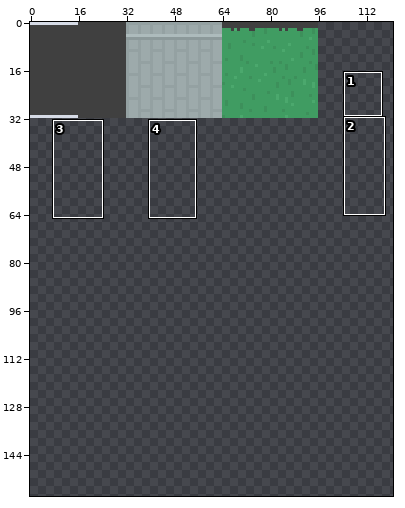
Sprite sheet: res/tiles.png. The first picture is a wide view before the edit; the outline marks the close-up.
Close-up. Old version:
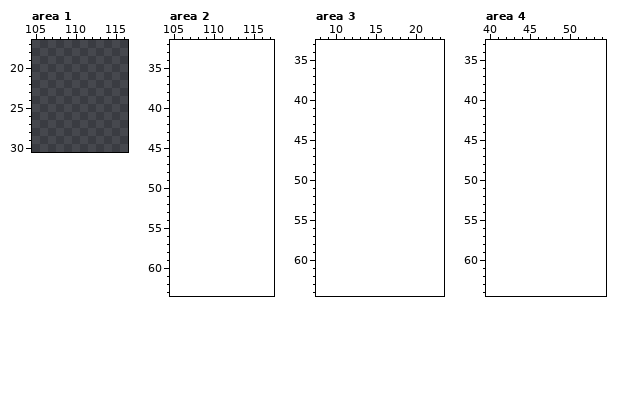
The file is 256x32 pixels. Colours within 5 levels of each other are drawn and written as one. Shown: area 1: x 105..116, y 17..30; area 2: x 105..117, y 32..63; area 3: x 8..23, y 33..64; area 4: x 40..54, y 33..64. The old version is drawn lined up with the new one, on the new canvas. The wide view leaves out empty margins. The commit also changed other parts of the picture, which this record leaves out.
The result:
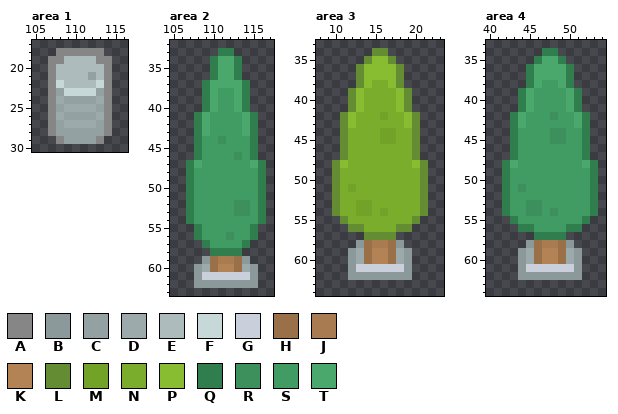
Palette (. is transparent): A #868686  B #8c999a  C #94a1a2  D #9daaab  E #adbbbc  F #c7d8d9  G #cacfdc  H #997048  J #a87b50  K #b48355  L #648c32  M #73a228  N #7bad2c  P #88bd32  Q #307e4d  R #3d905b  S #409c62  T #4ba86d
Change:
canvas 256x32 -> 128x160 (the part of the old canvas that was cut away was empty and is not shown)
Area 1:
y 18: x 108..113 ...... -> AAAAAA
y 19: x 107..114 ........ -> AAEEEEAA
y 20: x 107..114 ........ -> AEEEEEEA
y 21: x 107..114 ........ -> AEEEECEA
y 22: x 107..114 ........ -> AFEEEEFA
y 23: x 107..114 ........ -> ACFFFFCA
y 24: x 107..114 ........ -> ADCCCCDA
y 25: x 107..114 ........ -> ACDDDDCA
y 26: x 107..114 ........ -> ADCCCCDA
y 27: x 107..114 ........ -> ACDDDDCA
y 28: x 107..114 ........ -> ACCCCCCA
y 29: x 108..113 ...... -> ACCCCA
Area 2:
y 33: x 111..112 .. -> QQ
y 34..36: x 110..113 .... -> QTTQ
y 37: x 109..114 ...... -> QTTTTQ
y 38..40: x 109..114 ...... -> QTSSTQ
y 41..43: x 108..115 ........ -> QTSSSSTQ
y 44: x 108..115 ........ -> QSSRSSSQ
y 45: x 108..115 ........ -> QSSSSSSQ
y 46: x 108..115 ........ -> QSSSSRSQ
y 47: x 107..116 .......... -> QTSSSSSSTQ
y 48..51: x 107..116 .......... -> QSSSSSSSSQ
y 52..53: x 107..116 .......... -> QSSSSSRRSQ
y 54: x 107..116 .......... -> QSSSSSSSSQ
y 55: x 108..115 ........ -> QSSSSSSQ
y 56: x 108..115 ........ -> QSSSRSSQ
y 57: x 109..114 ...... -> QSSSSQ
y 58: x 110..113 .... -> QQQQ
y 59: x 109..114 ...... -> BHJJHB
y 60: x 108..115 ........ -> BDHKKHDB
y 61: x 108..115 ........ -> BGGGGGGB
y 62: x 108..115 ........ -> BBBBBBBB
Area 3:
y 34: x 15..16 .. -> LL
y 35: x 14..17 .... -> LPPL
y 36..37: x 13..18 ...... -> LPPPPL
y 38: x 13..18 ...... -> LPNNPL
y 39..41: x 12..19 ........ -> LPNNNNPL
y 42: x 11..20 .......... -> LPNNNMNNPL
y 43: x 11..20 .......... -> LPNNNNNNPL
y 44..45: x 11..20 .......... -> LNNNNMMNNL
y 46..47: x 11..20 .......... -> LNNNNNNNNL
y 48: x 10..21 ............ -> LPNNNNNNNNPL
y 49..50: x 10..21 ............ -> LNNNNNNNNNNL
y 51: x 10..21 ............ -> LNMNNNNNNNNL
y 52: x 10..21 ............ -> LNNNNNNNNNNL
y 53: x 10..21 ............ -> LNNMMNNNNNNL
y 54: x 10..21 ............ -> LNNMMNMNNNNL
y 55: x 11..20 .......... -> LNNNNNNNNL
y 56: x 12..19 ........ -> LLNNNNLL
y 57: x 14..17 .... -> LLLL
y 58: x 13..18 ...... -> BHJJHB
y 59..60: x 12..19 ........ -> BDHKKHDB
y 61: x 12..19 ........ -> BGGGGGGB
y 62: x 12..19 ........ -> BBBBBBBB
Area 4:
y 34: x 47..48 .. -> QQ
y 35: x 46..49 .... -> QTTQ
y 36..37: x 45..50 ...... -> QTTTTQ
y 38: x 45..50 ...... -> QTSSTQ
y 39..41: x 44..51 ........ -> QTSSSSTQ
y 42: x 43..52 .......... -> QTSSSRSSTQ
y 43: x 43..52 .......... -> QTSSSSSSTQ
y 44..45: x 43..52 .......... -> QSSSSRRSSQ
y 46..47: x 43..52 .......... -> QSSSSSSSSQ
y 48: x 42..53 ............ -> QTSSSSSSSSTQ
y 49..50: x 42..53 ............ -> QSSSSSSSSSSQ
y 51: x 42..53 ............ -> QSRSSSSSSSSQ
y 52: x 42..53 ............ -> QSSSSSSSSSSQ
y 53: x 42..53 ............ -> QSSRRSSSSSSQ
y 54: x 42..53 ............ -> QSSRRSRSSSSQ
y 55: x 43..52 .......... -> QSSSSSSSSQ
y 56: x 44..51 ........ -> QQSSSSQQ
y 57: x 46..49 .... -> QQQQ
y 58: x 45..50 ...... -> BHJJHB
y 59..60: x 44..51 ........ -> BDHKKHDB
y 61: x 44..51 ........ -> BGGGGGGB
y 62: x 44..51 ........ -> BBBBBBBB
